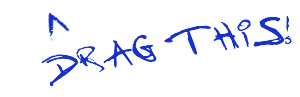
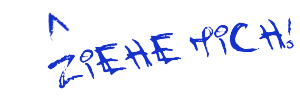
Two versions of the same layered image (300px x 97px). Layer-by-layer changes:
hid "Neue Ebene" over box(41, 15, 292, 87)
added layer "Neue Ebene#1" above "Hintergrund" over box(47, 18, 294, 89)
